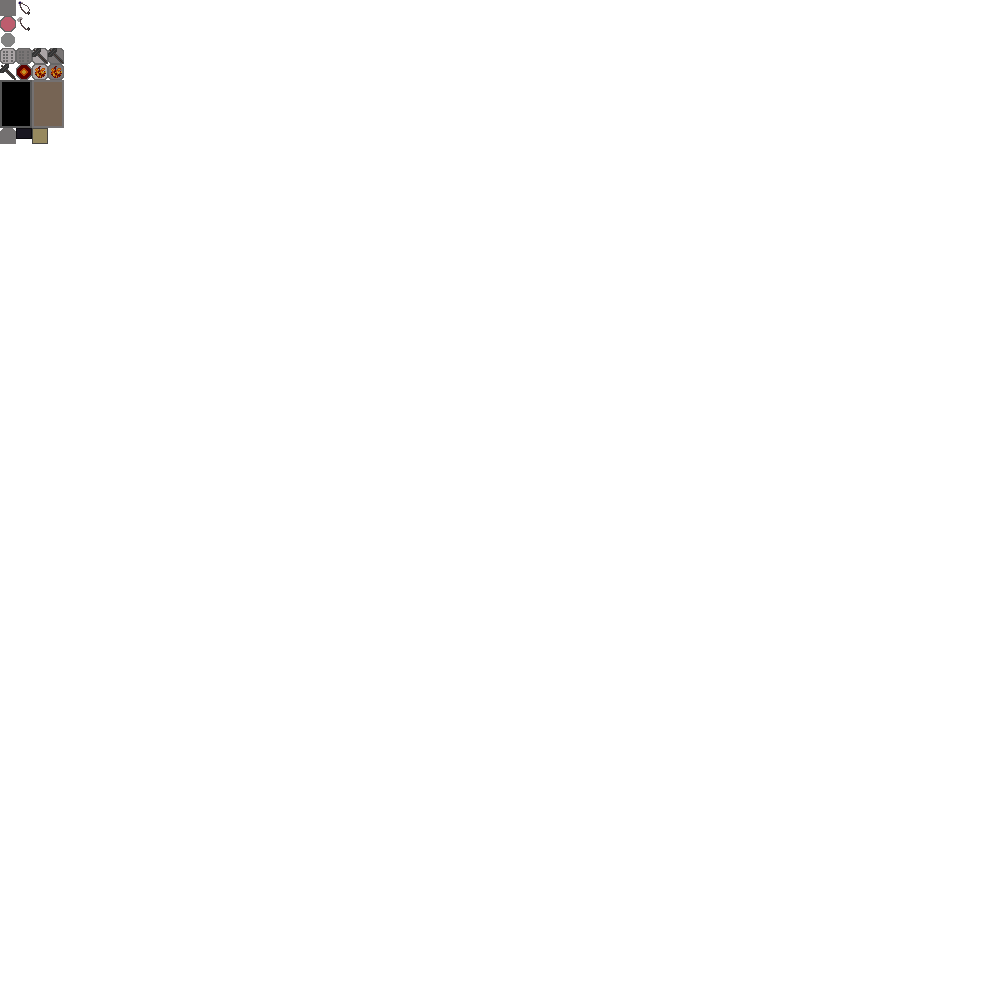
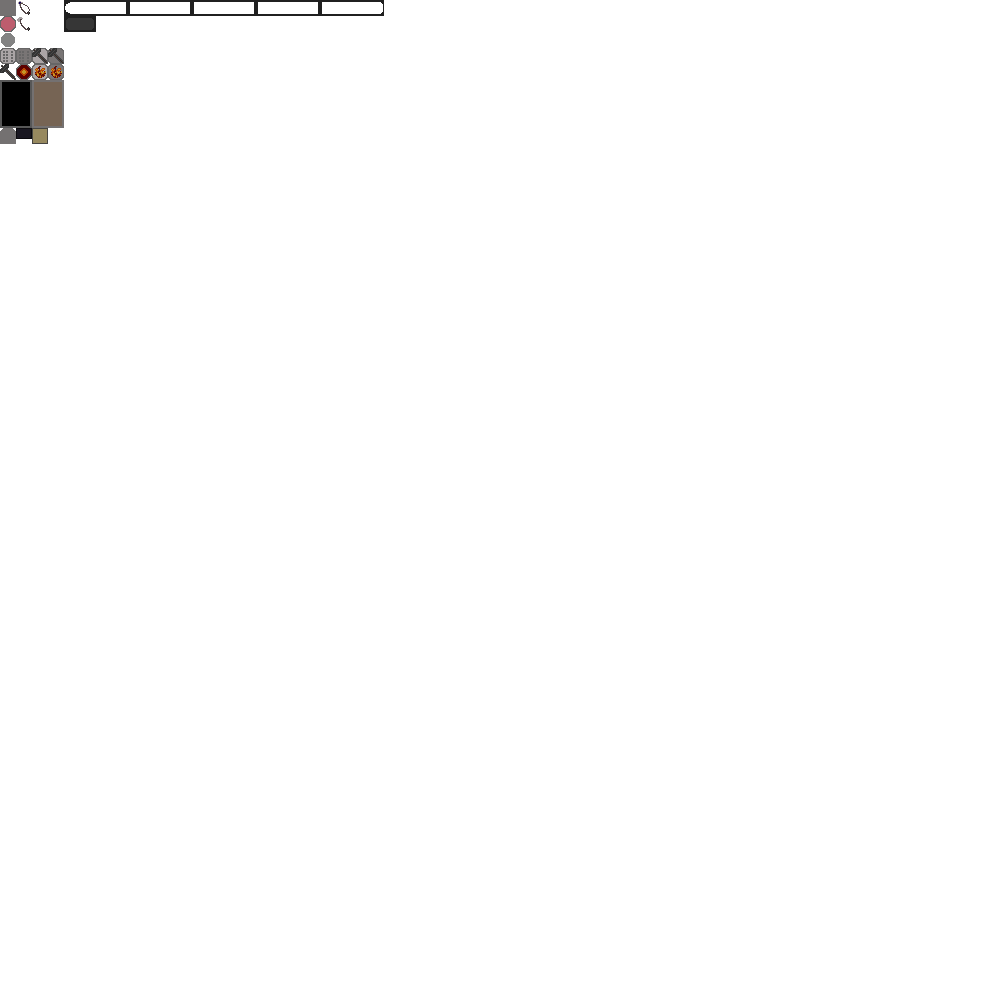
Layer changes from the first 1000 × 1000 image to the second:
painted on "Background" over [64, 0, 384, 32]
